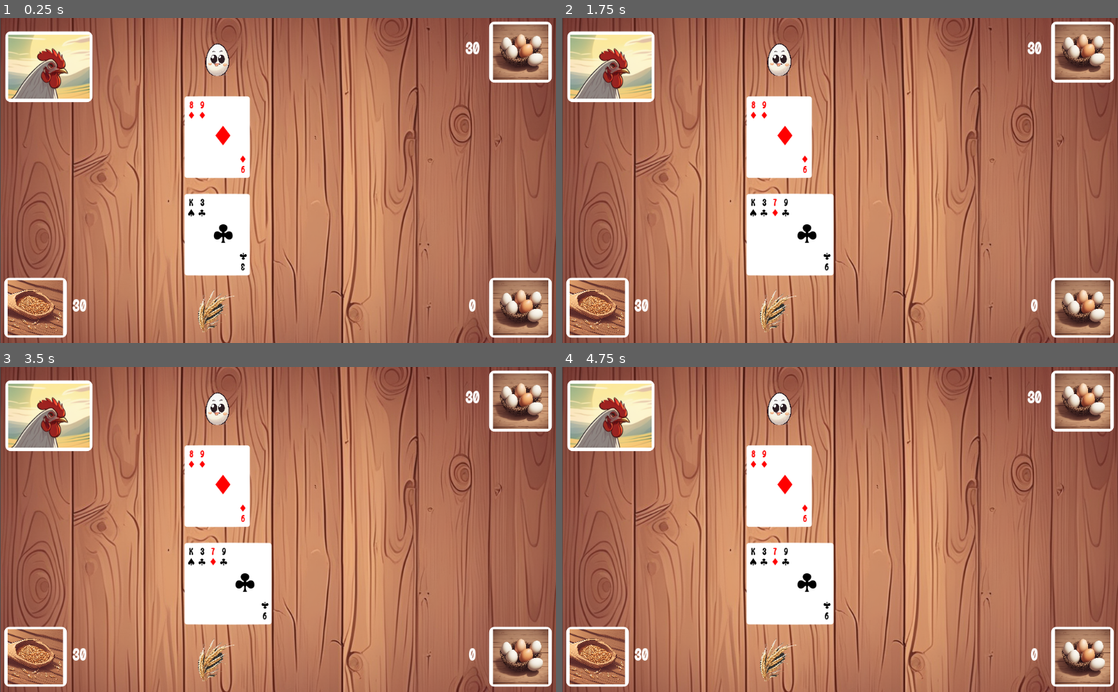
Above: before the commit, frames 1-4 (two rows, left to right).
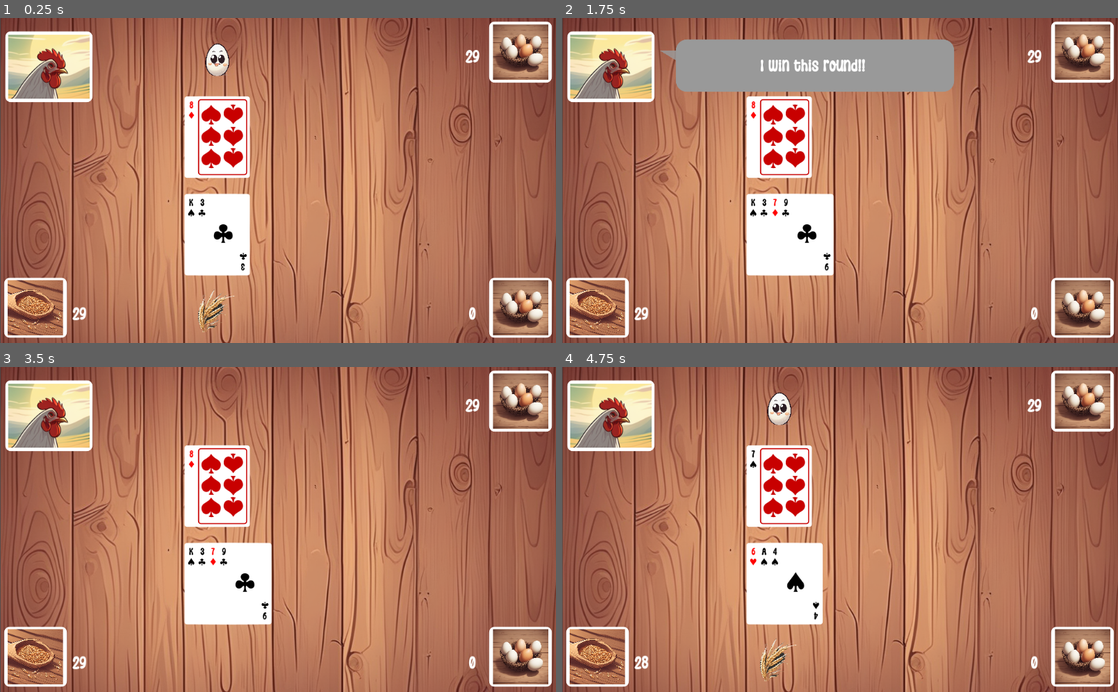
Above: after the commit, the same moments.

Repository: yakushev85/BlackJackWithChicken
Game: Godot game, scene res://GameTable.tscn
The game is run twice, just before and just after one commit, with the same random seed, the same clock (stepped at 60 frames per second) and the same inputs.
Inputs (mouse positions are in pixels of both pictures, inside the frame that each line leads up to):
- Up to frame 1 (0.25 s): no input
- Up to frame 2 (1.75 s): tap Enter at 0.5 s; move the mouse to (962, 164) at 0.52 s; click (962, 164) at 0.67 s; tap Space at 1.25 s; move the mouse to (728, 196) at 1.27 s; click (728, 196) at 1.42 s
- Up to frame 3 (3.5 s): tap Enter at 2 s; move the mouse to (333, 458) at 2.02 s; click (333, 458) at 2.17 s; tap Space at 2.75 s; move the mouse to (250, 594) at 2.77 s; click (250, 594) at 2.92 s
- Up to frame 4 (4.75 s): move the mouse to (1006, 578) at 3.52 s; click (1006, 578) at 3.67 s; tap Enter at 4.25 s; move the mouse to (673, 480) at 4.27 s; click (673, 480) at 4.42 s

The runs differ from the first frame. In frame 1, 1.5% of the frame differs, in the area x 13-87%, y 7-94%; in frame 2, 9.7%, in the area x 13-87%, y 6-97%; in frame 3, 2.1%; in frame 4, 2.4%.

Commit message:
added message box and rounds logic

Diff:
--- a/app/GameTable.gd
+++ b/app/GameTable.gd
@@ -11,20 +11,48 @@
 var player_cards = []
 var chicken_cards = []
 
+var all_bids = []
+
 var chicken_bid_value = 0
 var player_bid_value = 0
 
+var is_first_turn = true
+var is_not_doubled = true
+var is_locked = false
+
+var player_grains = 30
+var chicken_eggs = 30
+var player_won_eggs = 0
+
 func _ready():
 	randomize()
+	$ControlsUI/SayBox.visible = false
+	init_round()
+
+func init_round():
+	is_locked = false
+	is_first_turn = true
 	init_deck()
 	init_cards()
 	init_player_bids()
 	init_chicken_bids()
-	print(deck_of_cardids)
-	print(player_bid_value, ", ", chicken_bid_value)
+	update_values()
+
+
+func update_values():
+	$ControlsUI/ChickenEggsLabel.text = str(chicken_eggs)
+	$ControlsUI/PlayerGrainsLabel.text = str(player_grains)
+	$ControlsUI/PlayerEggsLabel.text = str(player_won_eggs)
+
+
+func show_message(msg_text):
+	$ControlsUI/SayBox.set_message(msg_text)
+	$ControlsUI/SayBox.visible = true
+	$TimersGroup/MessageTimer.start()
 
 
 func init_deck():
+	deck_of_cardids = []
 	for preval in ALL_PREVAL:
 		for sym in ALL_SYM:
 			deck_of_cardids.append(preval + ":" + sym)
@@ -42,8 +70,6 @@
 	card.position.x = card_index*20
 	card.set_cardid(card_id)
 	card_holder.add_child(card)
-	# for debug set bstatus
-	card.set_bstatus(false)
 	return card
 
 
@@ -51,6 +77,9 @@
 	for i in range(2):
 		chicken_cards.append(add_card($ChickenCardHolder, i, get_card_from_deck()))
 		player_cards.append(add_card($PlayerCardHolder, i, get_card_from_deck()))
+		player_cards[i].set_bstatus(false)
+
+	chicken_cards[0].set_bstatus(false)
 
 
 func get_cards_sum(acards):
@@ -79,34 +108,131 @@
 	var bid_item = bit_type.instance()
 	bid_item.position.x = bid_index*20
 	bid_holder.add_child(bid_item)
+	all_bids.append(bid_item)
 
 
 func init_player_bids():
 	player_bid_value = 0
 	add_bid($PlayerBidHolder, 0, player_bid_item_type)
+	player_grains = player_grains - 1
 	player_bid_value = player_bid_value + 1
 
 
 func init_chicken_bids():
 	chicken_bid_value = 0
 	add_bid($ChickenBidHolder, 0, chicken_bid_item_type)
+	chicken_eggs = chicken_eggs - 1
 	chicken_bid_value = chicken_bid_value + 1
 
 
 func _input(event):
-	if event is InputEventMouseButton and not (event as InputEventMouseButton).is_pressed():
+	if not is_locked and event is InputEventMouseButton and not (event as InputEventMouseButton).is_pressed():
 		#(event.position.x, event.position.y)
 		var bidRectPosition = $ControlsUI/PlayerGrainsPanel.rect_global_position
 		var bidRectSize = $ControlsUI/PlayerGrainsPanel.rect_size
 
-		if player_bid_value < 5:
-			if (event.position.x >= bidRectPosition.x) and (event.position.y >= bidRectPosition.y) and (event.position.x <= bidRectPosition.x+bidRectSize.x) and (event.position.y <= bidRectPosition.y+bidRectSize.y):
+		if (event.position.x >= bidRectPosition.x) and (event.position.y >= bidRectPosition.y) and (event.position.x <= bidRectPosition.x+bidRectSize.x) and (event.position.y <= bidRectPosition.y+bidRectSize.y):
+			if player_bid_value < 5 and is_first_turn:
 				add_bid($PlayerBidHolder, player_bid_value, player_bid_item_type)
+				player_grains = player_grains - 1
 				player_bid_value = player_bid_value + 1
 				add_bid($ChickenBidHolder, chicken_bid_value, chicken_bid_item_type)
+				chicken_eggs = chicken_eggs - 1
 				chicken_bid_value = chicken_bid_value + 1
+				update_values()
 				print("added bids ", player_bid_value, " : ", chicken_bid_value)
 				return
-
-		if get_cards_sum(player_cards) >= 0:
+			elif not is_first_turn and is_not_doubled and player_grains - player_bid_value > 0 and chicken_eggs - chicken_bid_value > 0:
+				add_bid($PlayerBidHolder, player_bid_value, player_bid_item_type)
+				player_grains = player_grains - player_bid_value
+				player_bid_value = 2*player_bid_value
+				add_bid($ChickenBidHolder, chicken_bid_value, chicken_bid_item_type)
+				chicken_eggs = chicken_eggs - chicken_bid_value
+				chicken_bid_value = 2*chicken_bid_value
+				print("added bids ", player_bid_value, " : ", chicken_bid_value)
+				is_not_doubled = false
+				player_cards.append(add_card($PlayerCardHolder, player_cards.size(), get_card_from_deck()))
+				player_cards[player_cards.size()-1].set_bstatus(false)
+				chicken_turn()
+				return
+
+		var chickenRectPosition = $ControlsUI/ChickenAvatarPanel.rect_global_position
+		var chickenRectSize = $ControlsUI/ChickenAvatarPanel.rect_size
+
+		if (event.position.x >= chickenRectPosition.x) and (event.position.y >= chickenRectPosition.y) and (event.position.x <= chickenRectPosition.x+chickenRectSize.x) and (event.position.y <= chickenRectPosition.y+chickenRectSize.y):
+			chicken_turn()
+			return
+
+		if get_cards_sum(player_cards) > 0:
+			is_first_turn = false
 			player_cards.append(add_card($PlayerCardHolder, player_cards.size(), get_card_from_deck()))
+			player_cards[player_cards.size()-1].set_bstatus(false)
+
+			if get_cards_sum(player_cards) < 0:
+				chicken_win_round()
+
+
+func chicken_win_round():
+	is_locked = true
+	chicken_eggs = chicken_eggs + chicken_bid_value
+	chicken_bid_value = 0
+	player_bid_value = 0
+
+	for ibid in all_bids:
+		ibid.queue_free()
+
+	all_bids = []
+
+	show_message("I win this round!!")
+	$TimersGroup/FinishRoundTimer.start()
+
+
+func player_win_round():
+	is_locked = true
+	player_won_eggs = player_won_eggs + chicken_bid_value
+	player_grains = player_grains + player_bid_value
+	chicken_bid_value = 0
+	player_bid_value = 0
+
+	for ibid in all_bids:
+		ibid.queue_free()
+
+	all_bids = []
+
+	show_message("You win this round!!")
+	$TimersGroup/FinishRoundTimer.start()
+
+
+func chicken_turn():
+	is_locked = true
+	chicken_cards[chicken_cards.size() - 1].set_bstatus(false)
+	var player_card_sum = get_cards_sum(player_cards)
+	var chicken_card_sum = get_cards_sum(chicken_cards)
+
+	while chicken_card_sum > 0 and chicken_card_sum < player_card_sum:
+		chicken_cards.append(add_card($ChickenCardHolder, chicken_cards.size(), get_card_from_deck()))
+		chicken_cards[chicken_cards.size()-1].set_bstatus(false)
+		chicken_card_sum = get_cards_sum(chicken_cards)
+
+	if chicken_card_sum < 0:
+		player_win_round()
+	else:
+		chicken_win_round()
+
+
+func _on_MessageTimer_timeout():
+	$ControlsUI/SayBox.visible = false
+
+
+func _on_FinishRoundTimer_timeout():
+	for icard in player_cards:
+		icard.queue_free()
+
+	player_cards = []
+
+	for icard in chicken_cards:
+		icard.queue_free()
+
+	chicken_cards = []
+
+	init_round()
--- a/app/GameTable.tscn
+++ b/app/GameTable.tscn
@@ -9,6 +9,7 @@
 [ext_resource path="res://GameTable.gd" type="Script" id=7]
 [ext_resource path="res://Items/PlayerBid.tscn" type="PackedScene" id=8]
 [ext_resource path="res://Items/ChickenBid.tscn" type="PackedScene" id=9]
+[ext_resource path="res://Items/SayBox.tscn" type="PackedScene" id=10]
 
 [sub_resource type="StyleBoxFlat" id=2]
 bg_color = Color( 1, 1, 1, 1 )
@@ -114,6 +115,9 @@
 align = 1
 valign = 1
 
+[node name="SayBox" parent="ControlsUI" instance=ExtResource( 10 )]
+position = Vector2( 180, 60 )
+
 [node name="PlayerBidHolder" type="Node2D" parent="."]
 position = Vector2( 399, 540 )
 
@@ -125,3 +129,16 @@
 
 [node name="PlayerCardHolder" type="Node2D" parent="."]
 position = Vector2( 390, 400 )
+
+[node name="TimersGroup" type="Node2D" parent="."]
+
+[node name="MessageTimer" type="Timer" parent="TimersGroup"]
+wait_time = 2.0
+one_shot = true
+
+[node name="FinishRoundTimer" type="Timer" parent="TimersGroup"]
+wait_time = 3.0
+one_shot = true
+
+[connection signal="timeout" from="TimersGroup/MessageTimer" to="." method="_on_MessageTimer_timeout"]
+[connection signal="timeout" from="TimersGroup/FinishRoundTimer" to="." method="_on_FinishRoundTimer_timeout"]
--- /dev/null
+++ b/app/Items/SayBox.gd
@@ -0,0 +1,5 @@
+extends Node2D
+
+
+func set_message(msg_text):
+	$Label.text = msg_text
--- /dev/null
+++ b/app/Items/SayBox.tscn
@@ -0,0 +1,39 @@
+[gd_scene load_steps=5 format=2]
+
+[ext_resource path="res://assets/fonts/WigglyCurvesRegular.ttf" type="DynamicFontData" id=1]
+[ext_resource path="res://Items/SayBox.gd" type="Script" id=2]
+
+[sub_resource type="StyleBoxFlat" id=1]
+corner_radius_top_left = 20
+corner_radius_top_right = 20
+corner_radius_bottom_right = 20
+corner_radius_bottom_left = 20
+
+[sub_resource type="DynamicFont" id=2]
+size = 28
+font_data = ExtResource( 1 )
+
+[node name="SayBox" type="Node2D"]
+script = ExtResource( 2 )
+
+[node name="Panel" type="Panel" parent="."]
+margin_left = 30.0
+margin_top = -20.0
+margin_right = 542.0
+margin_bottom = 76.0
+custom_styles/panel = SubResource( 1 )
+
+[node name="Polygon2D" type="Polygon2D" parent="."]
+position = Vector2( -32, -320 )
+color = Color( 0.6, 0.6, 0.6, 0.835294 )
+polygon = PoolVector2Array( 68, 320, 32, 320, 68, 342 )
+
+[node name="Label" type="Label" parent="."]
+margin_left = 30.0
+margin_top = -20.0
+margin_right = 534.0
+margin_bottom = 76.0
+custom_fonts/font = SubResource( 2 )
+text = "Hey!"
+align = 1
+valign = 1
Not shown: 1 places in app/GameTable.tscn that only renumber resources
